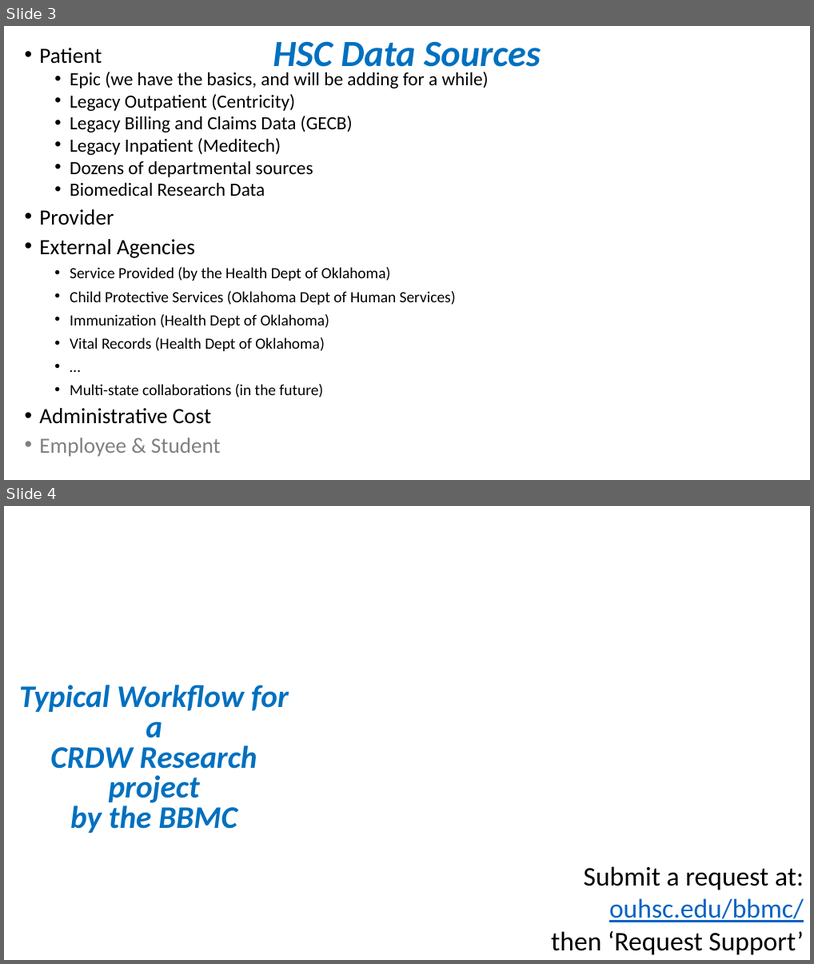
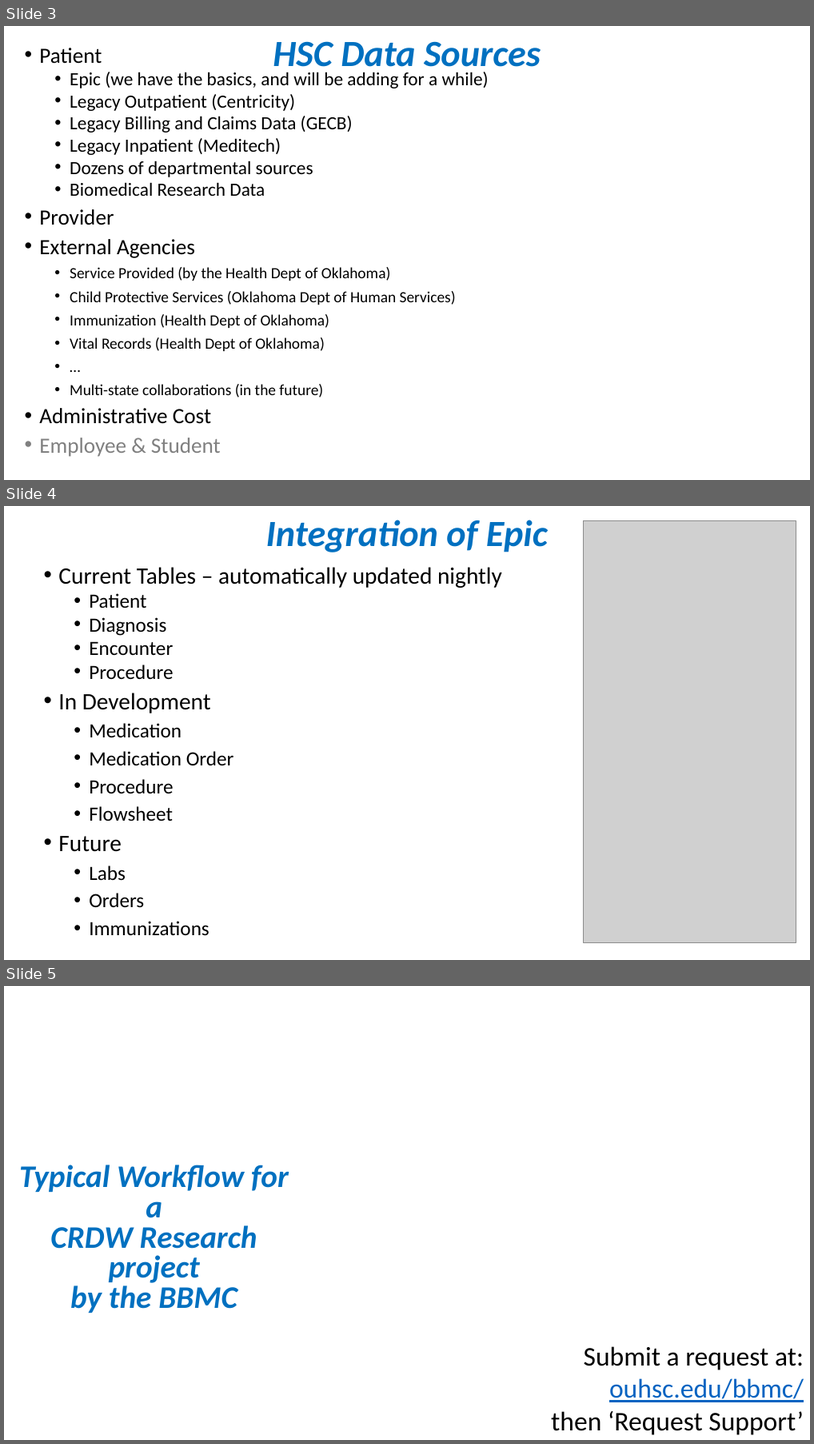
Before and after one commit to OuhscBbmc/prairie-outpost-public, a slide deck: publications/presentation-2024-01-peds-residents-qi/crdw-2024-01.pptx. Shown one above the other, each under a label of ours: slides 3 and 4 before the commit, slides 3, 4 and 5 after it. The pictures are 814x964 and 814x1444 pixels, drawn with LibreOffice and Linux fonts; fonts in the diff are those of the drawing; grey boxes stand for pictures; background and template pictures are left out. Boxes give left, top, right and bottom in pixels: in the first picture for what was removed or moved away, otherwise in the second. Text is boxed around its words. In the diff, an @@ line names an element or a change of style, - is before the commit and + after.

```diff
--- a/publications/presentation-2024-01-peds-residents-qi/crdw-2024-01.pptx
+++ b/publications/presentation-2024-01-peds-residents-qi/crdw-2024-01.pptx
@@ slide 4 added at [4, 506, 810, 960], background #FFFFFF @@
@@ title added at [266, 520, 548, 552], 44 pt, text #0070C0, bold, italic @@
+Integration of Epic
@@ picture added at [584, 520, 797, 942] @@
@@ text added at [58, 567, 502, 936], 24 pt, text #000000 @@
+• Current Tables – automatically updated nightly
+  • Patient
+  • Diagnosis
+  • Encounter
+  • Procedure
+  • In Development
+    • Medication
+    • Medication Order
+    • Procedure
+    • Flowsheet
+  • Future
+    • Labs
+    • Orders
+    • Immunizations
@@ what was slide 4 is now slide 5 @@
```
Also in this commit, not shown: 1 slide changed, 1 other slide added.
